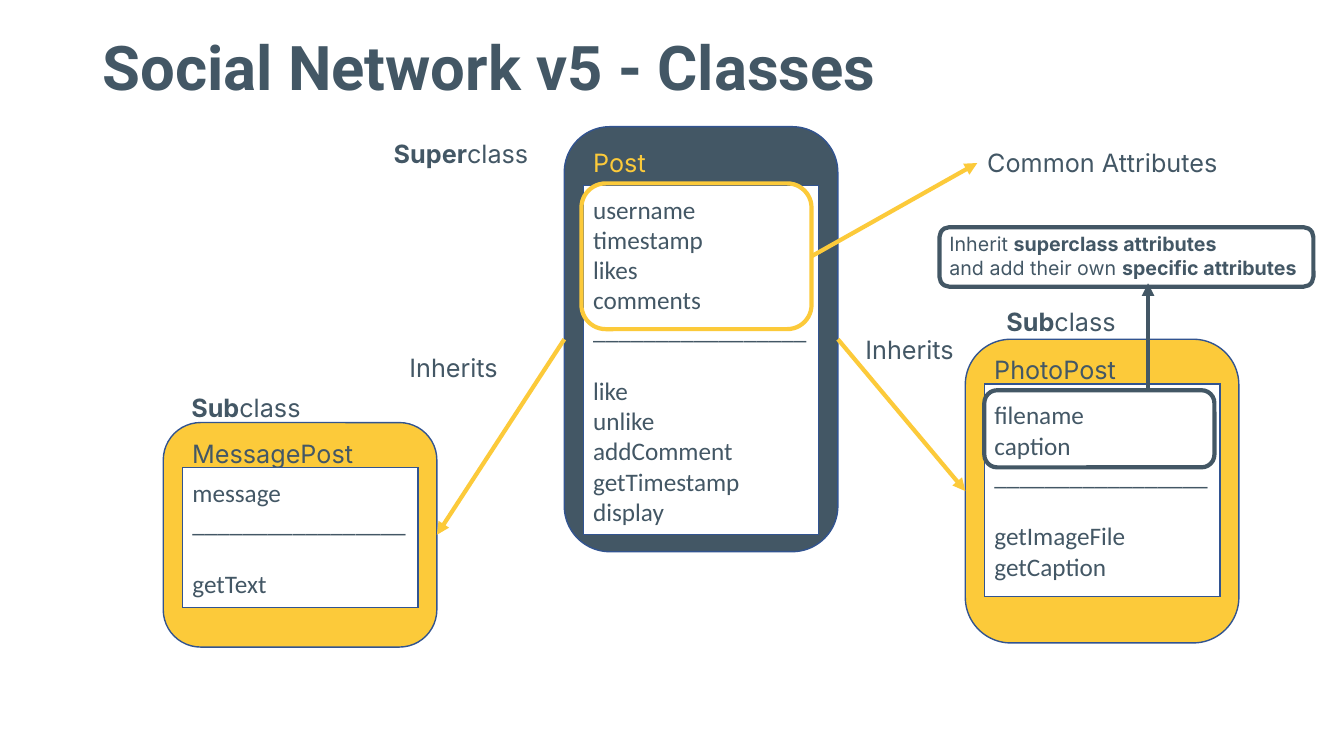
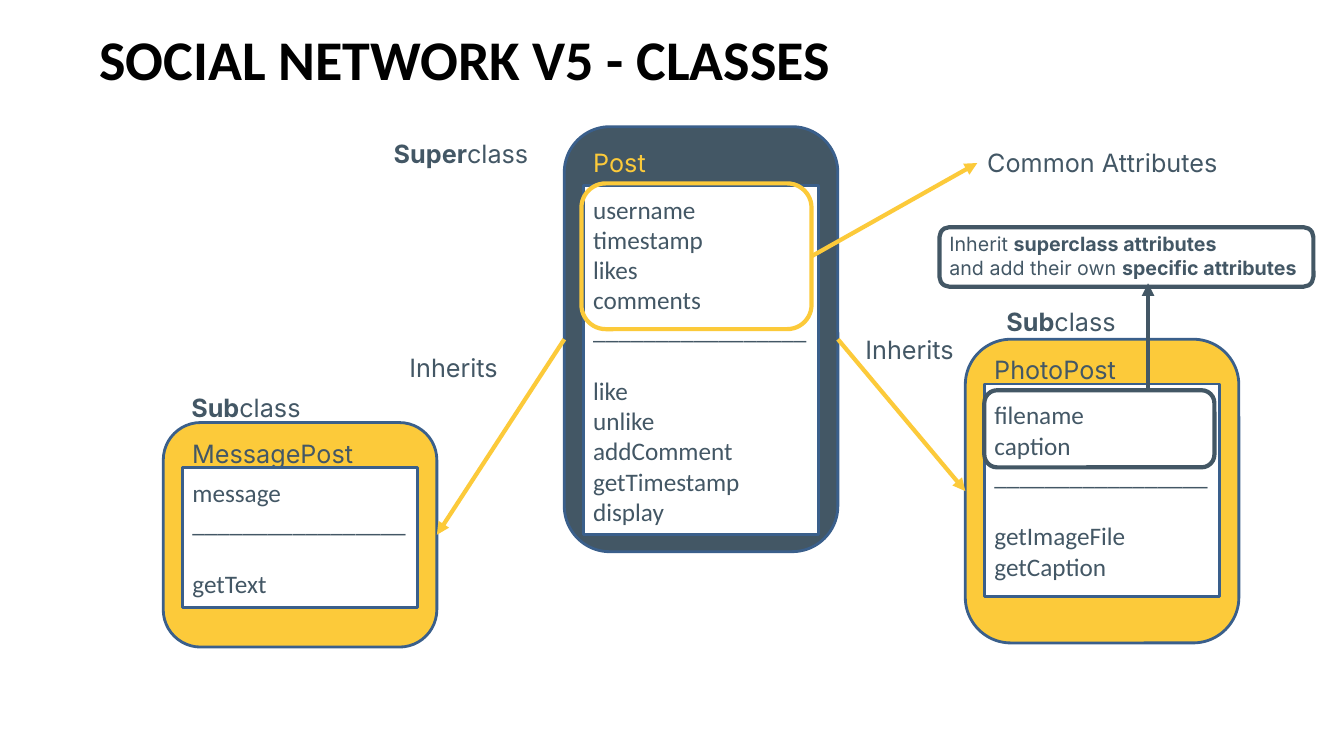
Before and after one commit to Programming-Fundamentals-SETU/prog-fund-2-jan-26, a slide deck: slide 12 of topic08-inheritance/unit-08a-lectures/talk-3-inheritance-v2/a-inheritance-v2.pptx. Drawn at 1344x756 pixels with LibreOffice and Linux fonts; fonts in the diff are those of the drawing. Boxes give left, top, right and bottom in pixels: in the first picture for what was removed or moved away, otherwise in the second. Text is boxed around its words. In the diff, an @@ line names an element or a change of style, - is before the commit and + after.

```diff
--- a/topic08-inheritance/unit-08a-lectures/talk-3-inheritance-v2/a-inheritance-v2.pptx
+++ b/topic08-inheritance/unit-08a-lectures/talk-3-inheritance-v2/a-inheritance-v2.pptx
@@ title "SOCIAL NETWORK V5 - CLASSES" at box(99, 43, 830, 81): vertical alignment bottom to top @@
@@ title at box(99, 43, 830, 81): text changed; size 44 to 40 pt; font Roboto to Calibri; text colour #435765 to #000000 @@
-Social Network v5 - Classes
+SOCIAL NETWORK V5 - CLASSES
@@ outline #325491 1 pt to #3A5F8C 2 pt in 5 elements at box(584, 186, 820, 535), box(985, 384, 1221, 597), box(565, 127, 838, 553), box(966, 340, 1239, 643), box(163, 422, 437, 647) @@
```
Also in this commit, not shown: 17 other slides changed, 10 other files.
